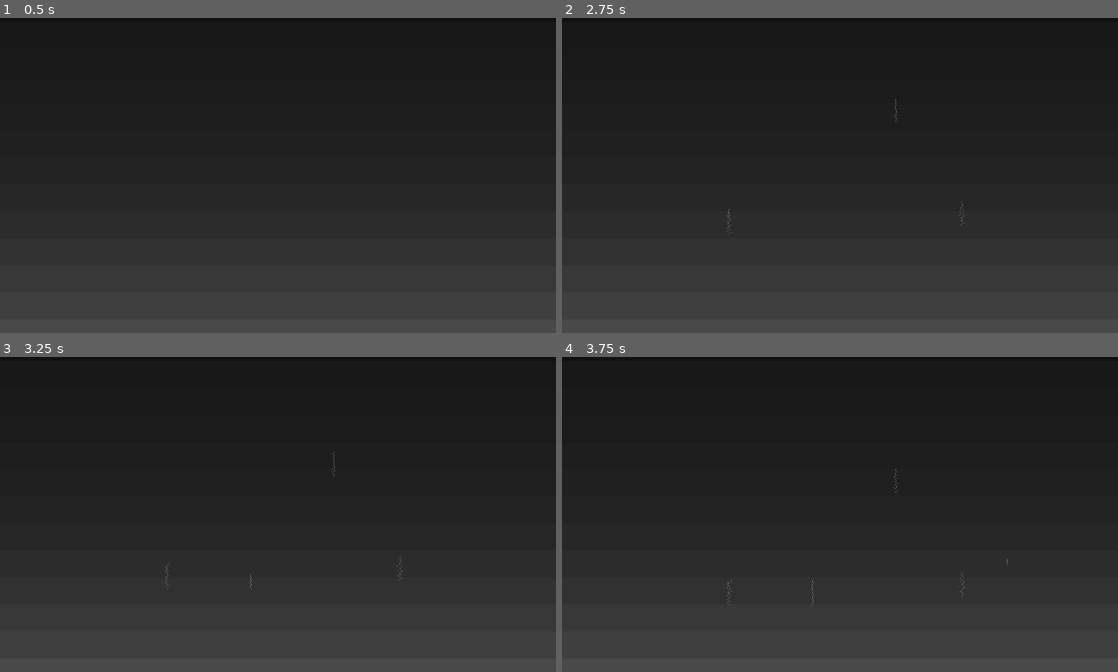
Above: before the commit, frames 1-4 (two rows, left to right).
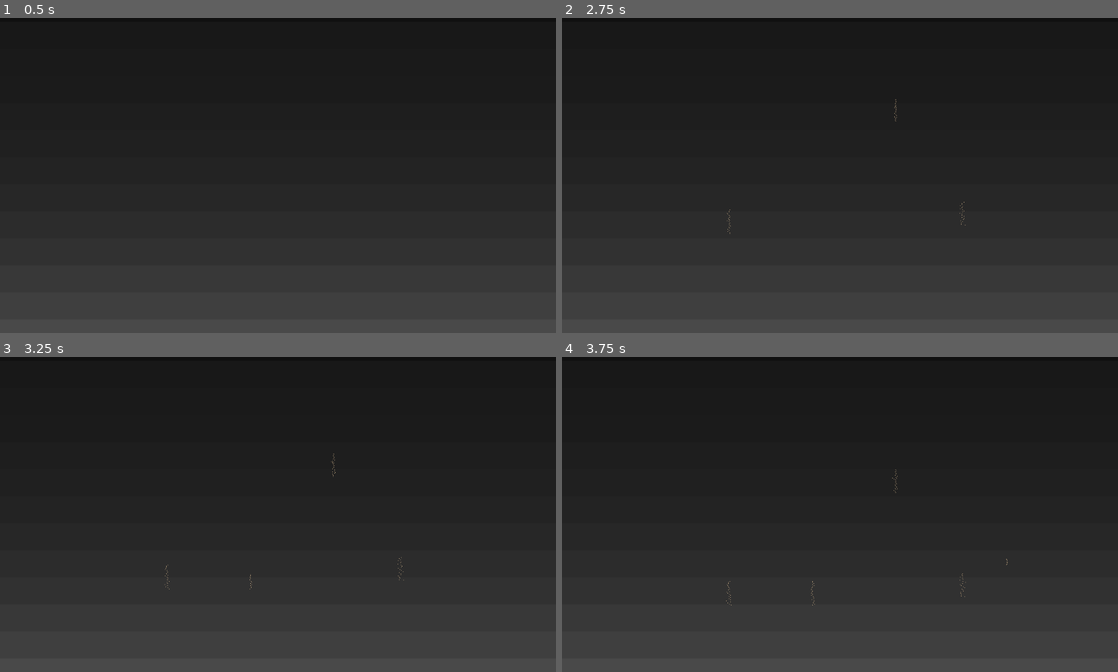
Above: after the commit, the same moments.

Repository: jt-ziolo/FallingSandGd3
Game: Godot game, scene res://root.tscn
The game is run twice, just before and just after one commit, with the same random seed, the same clock (stepped at 60 frames per second) and the same inputs.
Inputs (mouse positions are in pixels of both pictures, inside the frame that each line leads up to):
- Up to frame 1 (0.5 s): no input
- Up to frame 2 (2.75 s): tap Enter at 0.5 s; move the mouse to (962, 153) at 0.52 s; press the mouse at (962, 153) at 0.53 s; move the mouse to (728, 188) at 1.27 s; release the mouse at (728, 188) at 1.28 s; click (728, 188) at 1.35 s; move the mouse to (895, 99) at 2.02 s; press the mouse at (895, 99) at 2.03 s
- Up to frame 3 (3.25 s): move the mouse to (250, 574) at 2.77 s; release the mouse at (250, 574) at 2.78 s; click (250, 574) at 2.85 s
- Up to frame 4 (3.75 s): move the mouse to (1006, 558) at 3.52 s; press the mouse at (1006, 558) at 3.53 s

Frame 1 is identical in both runs. In frame 2, less than 0.1% of the frame differs, in the area x 29-73%, y 26-69%; in frame 3, less than 0.1%; in frame 4, less than 0.1%, in the area x 29-81%, y 35-79%.

Commit message:
Removed log call and an unnecessary dictionary copy operation in interaction processing

Diff:
--- a/godot/scripts/grid.gd
+++ b/godot/scripts/grid.gd
@@ -67,7 +67,7 @@
 	# the type of the current grain, then no other interactions are evaluated
 	# for the current grain this frame, otherwise interactions along other
 	# directions are allowed to occur
-	var new_grains_by_coord = _grains_by_coord.duplicate(true)  # deep copy TODO: is it necessary?
+	var new_grains_by_coord: Dictionary = {}  # _grains_by_coord.duplicate(true)  # deep copy TODO: is it necessary?
 	var interaction_arrays = [interactions_first, interactions, interactions_last]
 	for coord_self in _grains_by_coord.keys():
 		var grain_type_self = _grains_by_coord[coord_self]
@@ -123,13 +123,9 @@
 						# will be many bugs (the input _grains_by_coord dict does not
 						# change in this loop, as one example)
 						skip_because_changed.append(coord_other)
-					if output[0] == null:
-						new_grains_by_coord.erase(coord_self)
-					else:
+					if output[0] != null:
 						new_grains_by_coord[coord_self] = output[0]
-					if output[1] == null:
-						new_grains_by_coord.erase(coord_other)
-					else:
+					if output[1] != null:
 						new_grains_by_coord[coord_other] = output[1]
 	_grains_by_coord = new_grains_by_coord
 
@@ -151,7 +147,6 @@
 	process_brush_input()
 	_apply_interactions()
 	var colors = _get_colors()
-	print("should show")
 	emit_signal("transmit_colors", colors)
 
 
